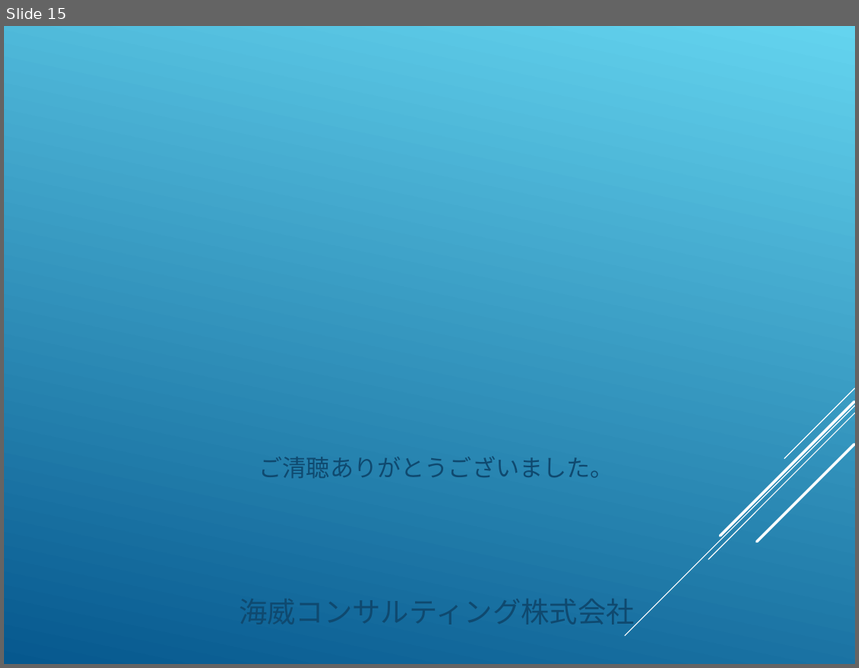
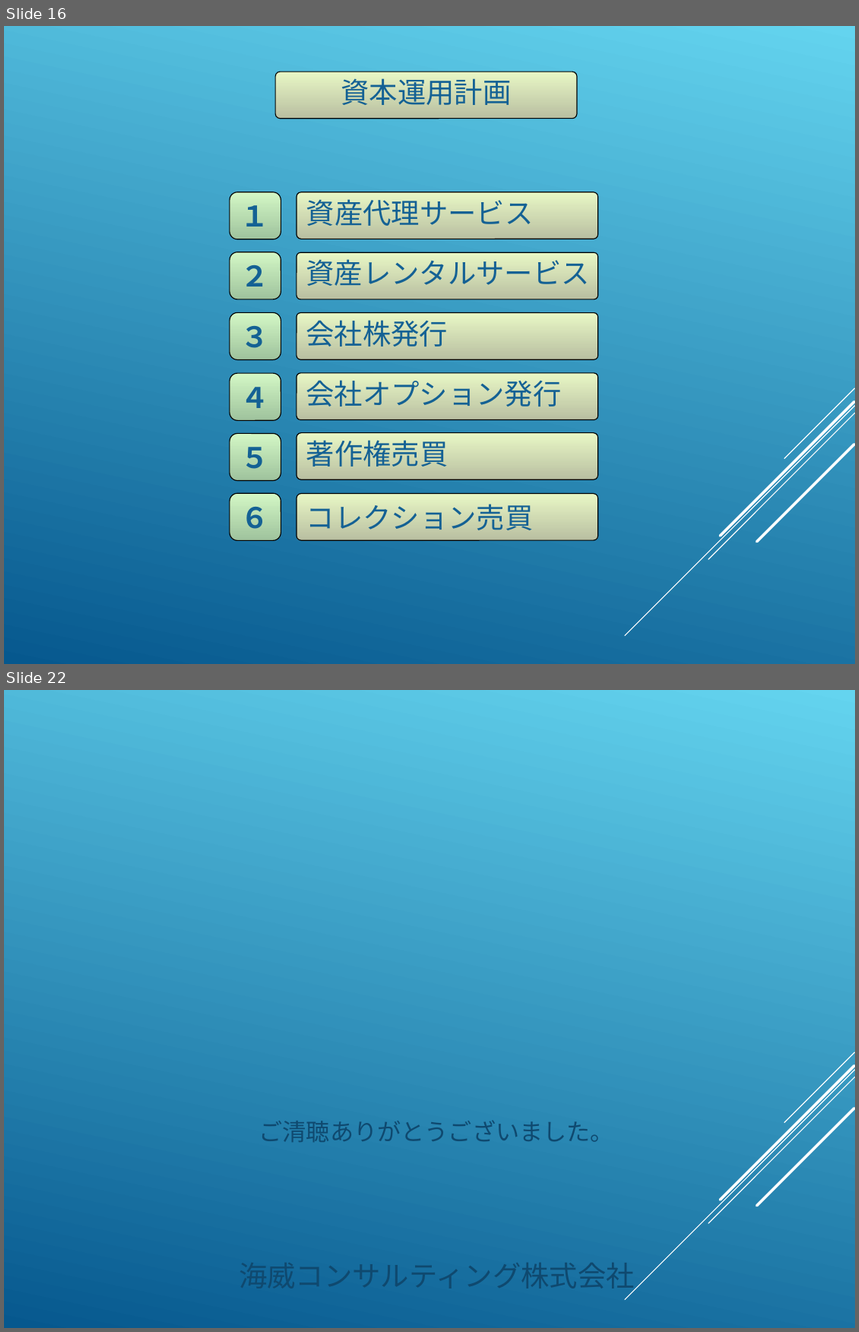
Before and after one commit to highwayns/highwayns, a slide deck: hrdesktop/dispatch/海威情報サービス.ppt. Shown one above the other, each under a label of ours: slide 15 before the commit, slides 16 and 22 after it; the slides between them are not shown. The pictures are 859x668 and 859x1332 pixels, drawn with LibreOffice and Linux fonts; fonts in the diff are those of the drawing. Boxes give left, top, right and bottom in pixels: in the first picture for what was removed or moved away, otherwise in the second. Text is boxed around its words. In the diff, an @@ line names an element or a change of style, - is before the commit and + after.

Commit message:
ppt update
ppt update

```diff
--- a/hrdesktop/dispatch/海威情報サービス.ppt
+++ b/hrdesktop/dispatch/海威情報サービス.ppt
@@ slide 16 added at [4,26,855,664], background gradient #64D4EF to #06588E; not listed: 5 template elements that a slide beside it also shows @@
@@ rounded rectangle added at [275,72,577,119], fill gradient #E8F7C5 to #B9BFA1, outline #000000 0.74 pt, 24 pt, text #146194 @@
+資本運用計画
@@ rounded rectangle added at [230,192,281,239], fill gradient #D3F7C5 to #9FC39D, outline #000000 0.74 pt, 24 pt, text #146194, bold @@
+１
@@ rounded rectangle added at [297,192,598,239], fill gradient #E8F7C5 to #B9BFA1, outline #000000 0.74 pt, 24 pt, text #146194 @@
+資産代理サービス
@@ rounded rectangle added at [230,252,281,300], fill gradient #D3F7C5 to #9FC39D, outline #000000 0.74 pt, 24 pt, text #146194, bold @@
+２
@@ rounded rectangle added at [297,252,598,300], fill gradient #E8F7C5 to #B9BFA1, outline #000000 0.74 pt, 24 pt, text #146194 @@
+資産レンタルサービス
@@ rounded rectangle added at [230,313,281,360], fill gradient #D3F7C5 to #9FC39D, outline #000000 0.74 pt, 24 pt, text #146194, bold @@
+３
@@ rounded rectangle added at [297,313,598,360], fill gradient #E8F7C5 to #B9BFA1, outline #000000 0.74 pt, 24 pt, text #146194 @@
+会社株発行
@@ rounded rectangle added at [230,373,281,421], fill gradient #D3F7C5 to #9FC39D, outline #000000 0.74 pt, 24 pt, text #146194, bold @@
+４
@@ rounded rectangle added at [297,373,598,420], fill gradient #E8F7C5 to #B9BFA1, outline #000000 0.74 pt, 24 pt, text #146194 @@
+会社オプション発行
@@ rounded rectangle added at [230,433,281,480], fill gradient #D3F7C5 to #9FC39D, outline #000000 0.74 pt, 24 pt, text #146194, bold @@
+５
@@ rounded rectangle added at [297,433,598,480], fill gradient #E8F7C5 to #B9BFA1, outline #000000 0.74 pt, 24 pt, text #146194 @@
+著作権売買
@@ rounded rectangle added at [230,493,281,541], fill gradient #D3F7C5 to #9FC39D, outline #000000 0.74 pt, 24 pt, text #146194, bold @@
+６
@@ rounded rectangle added at [297,494,598,541], fill gradient #E8F7C5 to #B9BFA1, outline #000000 0.74 pt, 24 pt, text #146194 @@
+コレクション売買
@@ what was slide 15 is now slide 22 @@
```
Also in this commit, not shown: 6 other slides added, 1 other file.
